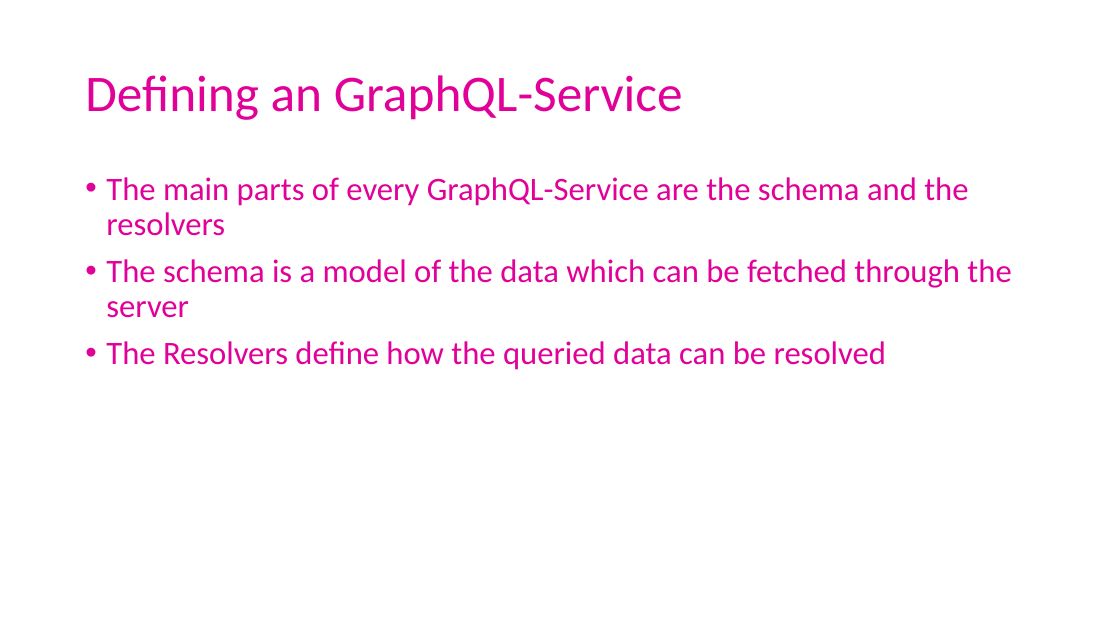
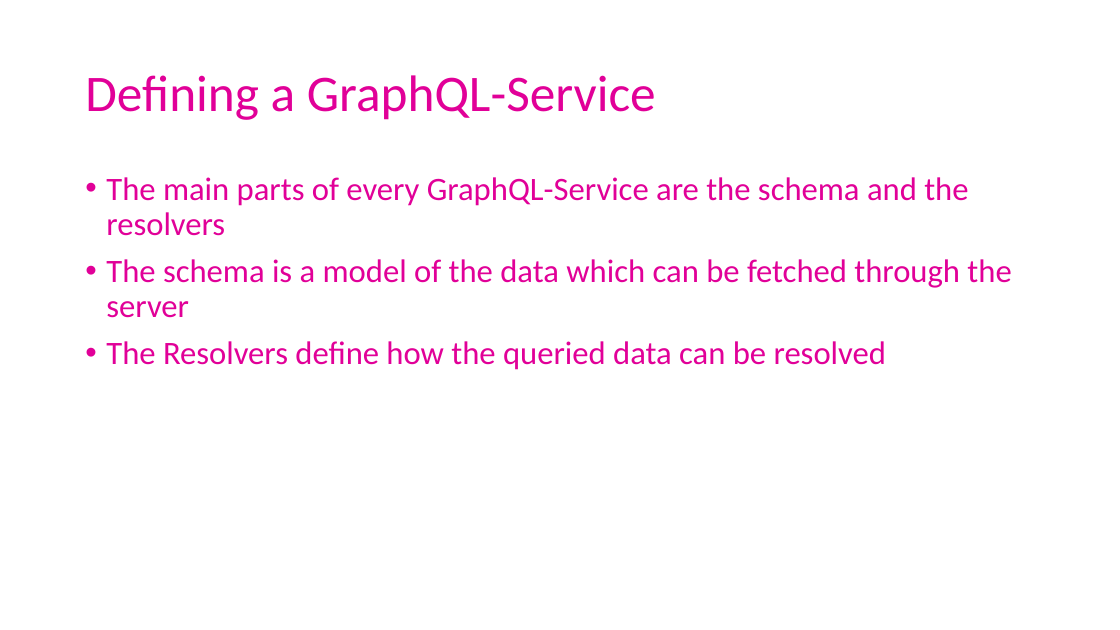
Before and after one commit to ArneSchulze/GraphQL, a slide deck: slide 6 of slides.pptx. Drawn at 1120x630 pixels with LibreOffice and Linux fonts; fonts in the diff are those of the drawing. Boxes give left, top, right and bottom in pixels: in the first picture for what was removed or moved away, otherwise in the second. Text is boxed around its words. In the diff, an @@ line names an element or a change of style, - is before the commit and + after.

```diff
--- a/slides.pptx
+++ b/slides.pptx
@@ title at <box>85,75,656,120</box>: text changed @@
-Defining an GraphQL-Service
+Defining a GraphQL-Service
```
Also in this commit, not shown: 3 other slides changed, 1 other file.
